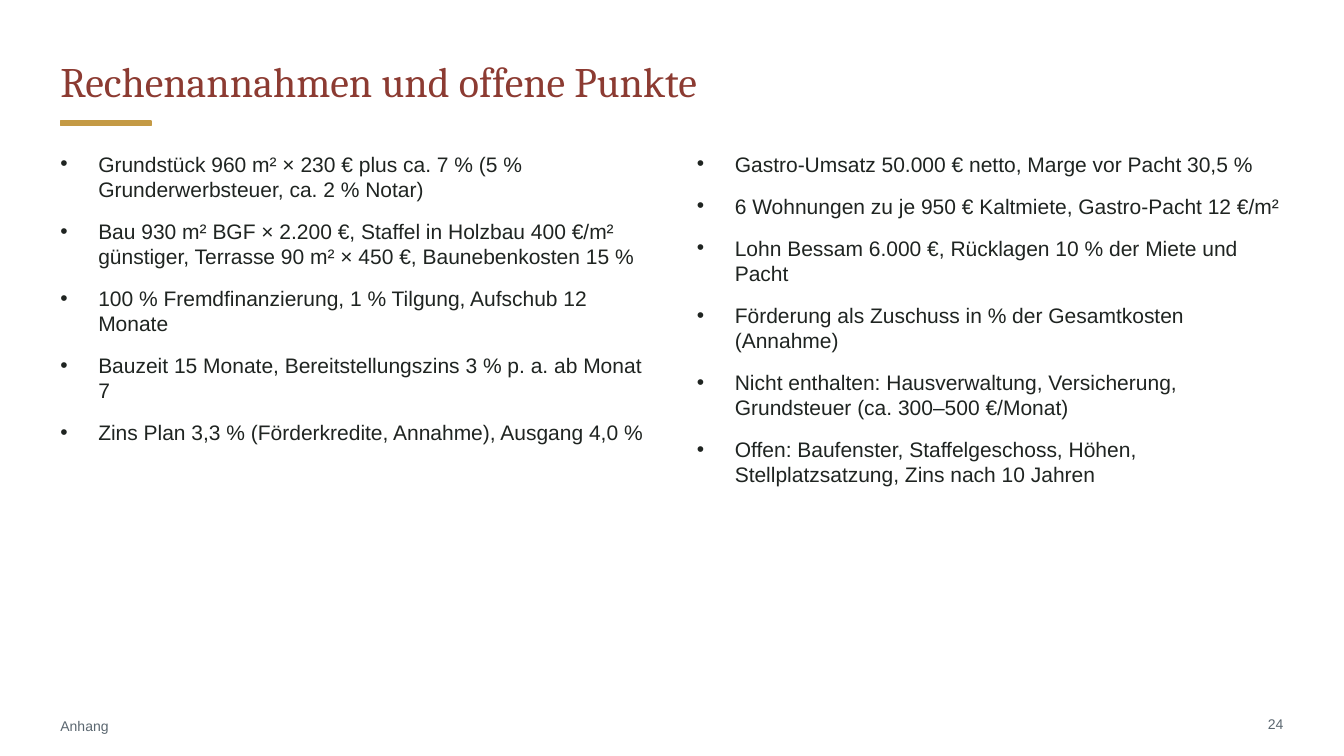
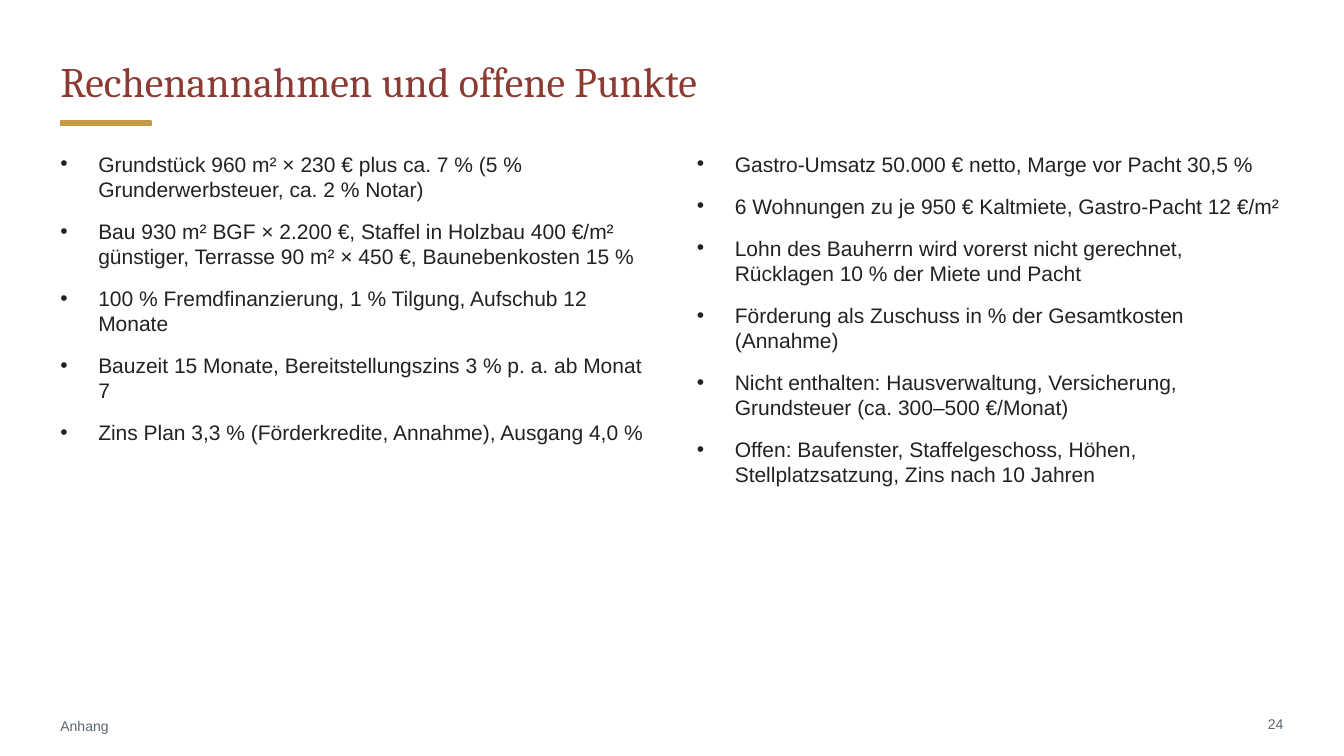
Before and after one commit to CartoonUsername/bau-projekt, a slide deck: slide 24 of praesentation/Neue-Mitte-Werlte_Baufeld3_6-Wohnungen_Gastro-EG.pptx. Drawn at 1344x756 pixels with LibreOffice and Linux fonts; fonts in the diff are those of the drawing. Boxes give left, top, right and bottom in pixels: in the first picture for what was removed or moved away, otherwise in the second. Text is boxed around its words. In the diff, an @@ line names an element or a change of style, - is before the commit and + after.

```diff
--- a/praesentation/Neue-Mitte-Werlte_Baufeld3_6-Wohnungen_Gastro-EG.pptx
+++ b/praesentation/Neue-Mitte-Werlte_Baufeld3_6-Wohnungen_Gastro-EG.pptx
@@ text at [735,240,1182,285]: text changed @@
-• Lohn Bessam 6.000 €, Rücklagen 10 % der Miete und Pacht
+• Lohn des Bauherrn wird vorerst nicht gerechnet, Rücklagen 10 % der Miete und Pacht
```
Also in this commit, not shown: 11 other slides changed, 5 other files.
